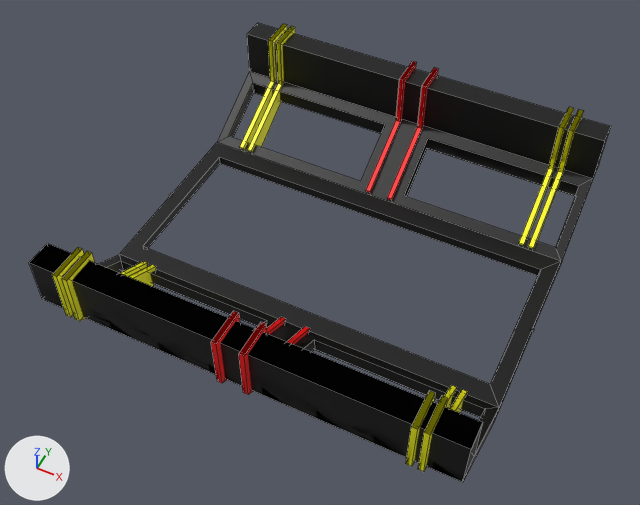
Two versions of the Blender file assets/mace_elements/inherited_elements/trail/trail.blend, one commit apart.
Camera for both pictures: a 50 mm lens placed at (4.92, -10.72, 13.34), pointed at (-0.2, -0.48, 0.54). Arrows for +X, +Y and +Z are at lower left; the lights stay in place. Mesh edges are drawn as thin lines on the coarser meshes.

The first picture shows 'Delimiter1', 'Delimiter1.001', 'Delimiter2', 'Delimiter2.001', 'Delimiter3', 'Delimiter4', 'Fork'.
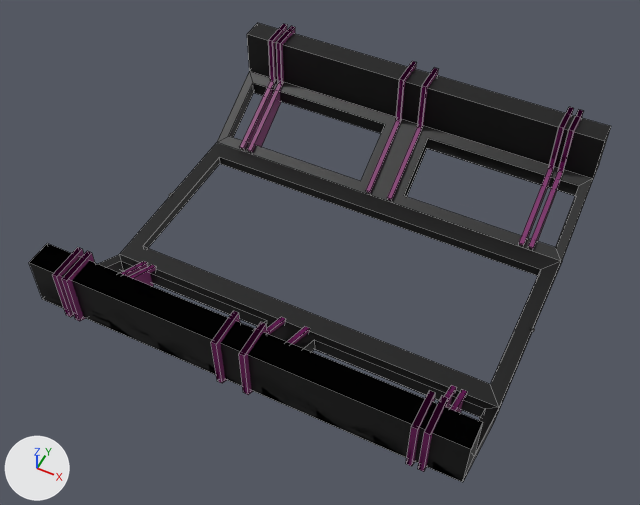
Location of each change, (x1, y1, x2, y2) in pixels of the pictures (640 x 505 px):
'Delimiter4', recoloured (yellow to purple): (62, 26, 295, 321) in both
'Delimiter3', recoloured (yellow to purple): (52, 24, 287, 317) in both
'Delimiter1', recoloured (yellow to purple): (418, 110, 584, 472) in both
'Delimiter2', recoloured (yellow to purple): (406, 107, 574, 466) in both
'Delimiter1.001', recoloured (red to purple): (239, 68, 439, 395) in both
'Delimiter2.001', recoloured (red to purple): (211, 61, 417, 383) in both

Patch to the scene script:
```diff
--- a/assets/mace_elements/inherited_elements/trail/trail.blend.py
+++ b/assets/mace_elements/inherited_elements/trail/trail.blend.py
@@ mat_yellow @@
 mat_yellow = principled_material('Yellow')
-mat_yellow.base_color = (1.0, 1.0, 0.0)  # yellow #ffff00
+mat_yellow.base_color = (0.186, 0.00141, 0.127)  # dark purple #770564
@@ me_plane_001 @@
 me_plane_001.from_pydata(...)  # 48 vertices, 28 faces; spans x -1.78..1.78, y -3.74..3.74, z -1.2..1.1
-me_plane_001.materials.append(mat_red)  # red #ff0000
+me_plane_001.materials.append(mat_yellow)  # dark purple #770564
@@ me_plane_003 @@
 me_plane_003.from_pydata(...)  # 48 vertices, 28 faces; spans x -1.78..1.78, y -3.74..3.74, z -1.2..1.1
-me_plane_003.materials.append(mat_red)  # red #ff0000
+me_plane_003.materials.append(mat_yellow)  # dark purple #770564
```
